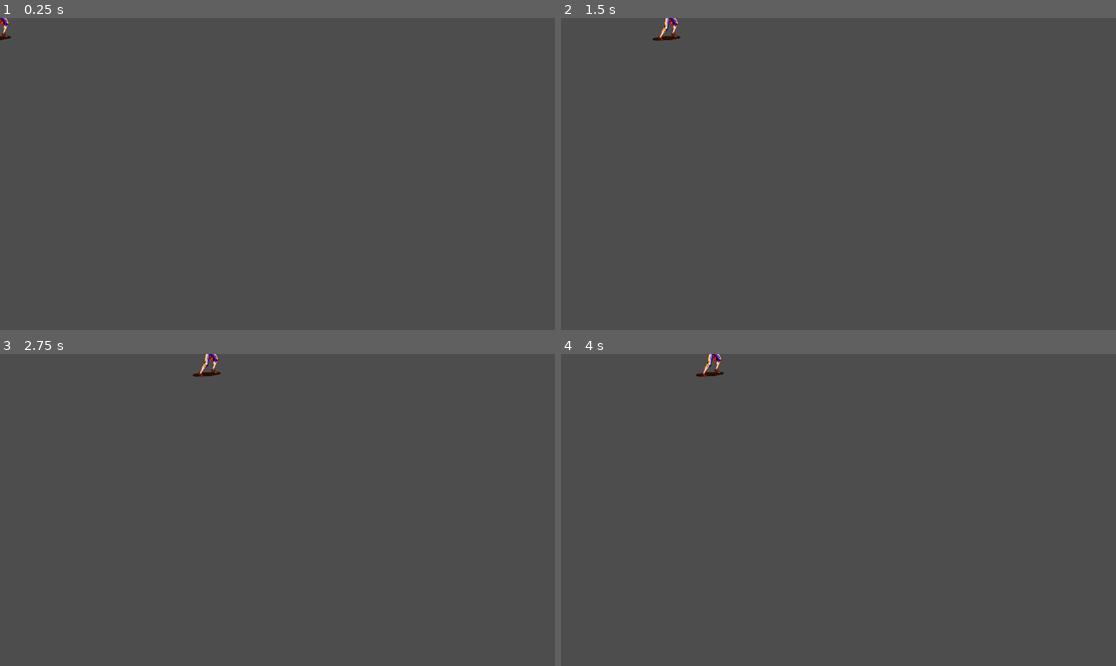
Above: before the commit, frames 1-4 (two rows, left to right).
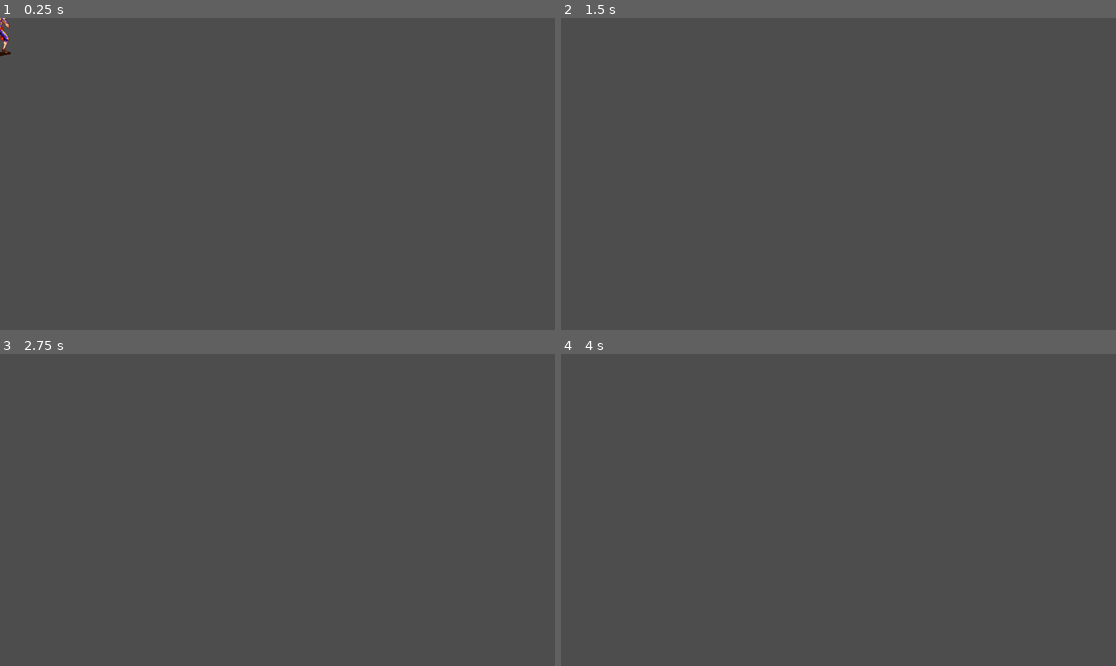
Above: after the commit, the same moments.

Repository: Sakusai/Urca-Fighter
Game: Godot game, scene res://characters/Vega/Scenes/Vega.tscn
Same seed, same stepped clock (60 frames per second), same inputs: the game is played once before the commit and once after it. The project has no main scene, so this scene is started directly.
Inputs:
- Up to frame 1 (0.25 s): no input
- Up to frame 2 (1.5 s): tap Enter (ui_accept) at 0.5, 0.6, 0.77, 1.07, 1.35 s; hold Right (ui_right) 0.53-1.28 s; hold Down (ui_down) from 1.28 s (still down)
- Up to frame 3 (2.75 s): tap Enter (ui_accept) at 1.52, 1.82, 2, 2.1 s; release Down (ui_down) at 2.03 s; hold Right (ui_right) from 2.03 s (still down)
- Up to frame 4 (4 s): release Right (ui_right) at 2.78 s; hold Up (ui_up) 2.78-3.53 s; tap Enter (ui_accept) at 2.85, 3.02, 3.32, 3.5, 3.6, 3.77 s; hold Left (ui_left) from 3.53 s (still down)

The runs differ from the first frame. In frame 1, 0.1% of the frame differs, in the area x 0-3%, y 0-13%; in frame 2, 0.2%; in frame 3, 0.2%; in frame 4, 0.2%, in the area x 24-30%, y 0-8%.
Error before the commit: Attempt to call function 'play' in base 'null instance' on a null instance. (res://characters/Vega/Scripts/Vega.gd:45)
Error after the commit: Attempt to call function 'play' in base 'null instance' on a null instance. (res://characters/Vega/Scripts/Vega.gd:17)

Commit message:
Mise à jour du ScriptGD de Vega

Diff:
--- a/characters/Vega/Scenes/Vega.tscn
+++ b/characters/Vega/Scenes/Vega.tscn
@@ -146,7 +146,7 @@
 texture_filter = 1
 sprite_frames = SubResource("SpriteFrames_wbogb")
 animation = &"L.Punch"
-frame_progress = 0.278669
+frame_progress = 0.955097
 
 [node name="VegaCollision" type="CollisionShape2D" parent="."]
 position = Vector2(3, 9.5)
--- a/characters/Vega/Scripts/Vega.gd
+++ b/characters/Vega/Scripts/Vega.gd
@@ -1,24 +1,32 @@
 extends CharacterBody2D
 
+const SPEED = 300.0
 
-const SPEED = 300.0
-const JUMP_VELOCITY = -400.0
+# Jump
+const JUMP_VELOCITY = -350.0
+
 var is_crouching: bool = false
 # Get the gravity from the project settings to be synced with RigidBody nodes.
 var gravity = ProjectSettings.get_setting("physics/2d/default_gravity")
-
+var attack_cooldown_timer = 0.0
+var attack_cooldown_duration = 3 # Cooldown duration for the attack animation in seconds
+var can_attack = true # Variable to check if the player can attack
+var is_attacking = false
 @onready var _animation_player = $AnimatedSprite2D
-
 func _ready():
-	pass
+	_animation_player.play("Hidle")
 
 
 func _physics_process(delta):
 	# Add the gravity.
+	if not is_on_floor():
+		velocity.y += gravity * delta
+
 
 	# Handle Jump.
-	#if Input.is_action_just_pressed("ui_up") :
-	#	velocity.y = JUMP_VELOCITY
+	if Input.is_action_just_pressed("ui_accept") and is_on_floor():
+		velocity.y = JUMP_VELOCITY
+
 
 	# Get the input direction and handle the movement/deceleration.
 	# As good practice, you should replace UI actions with custom gameplay actions.
@@ -29,17 +37,41 @@
 		velocity.x = move_toward(velocity.x, 0, SPEED)
 	if Input.is_action_pressed("ui_down") :
 		velocity.x = 0
+	elif Input.is_action_pressed("L.Punch") and Input.is_action_pressed("ui_right"):
+		velocity.x = 0
 	move_and_slide()
 
 func _process(delta):
-	if Input.is_action_pressed("ui_down") :
-		if _animation_player.is_playing():
-			_animation_player.play("Crouch")
+
+	if can_attack and Input.is_action_just_pressed("L.Punch") and attack_cooldown_timer <= 0.0:
+		_animation_player.play("L.Punch")
+		is_attacking = true
+		can_attack = false
+
 	elif Input.is_action_pressed("ui_up"):
 		if _animation_player.is_playing():
 			_animation_player.play("Jump")
 	elif Input.is_action_pressed("ui_right") or Input.is_action_pressed("ui_left"):
 		_animation_player.play("Walk")
 
-	else:
+	elif !can_attack and attack_cooldown_timer <= 0.0:
+		print("can attack !")
+		can_attack = true
+	if !_animation_player.is_playing():
 		_animation_player.play("Hidle")
+
+	if Input.is_action_pressed("ui_down") :
+		_animation_player.play("Crouch")
+
+
+#Jump
+
+func get_input_velocity() -> float:
+	var horizontal := 0.0
+
+	if Input.is_action_pressed("left"):
+		horizontal -= 1.0
+	if Input.is_action_pressed("right"):
+		horizontal += 1.0
+
+	return horizontal
